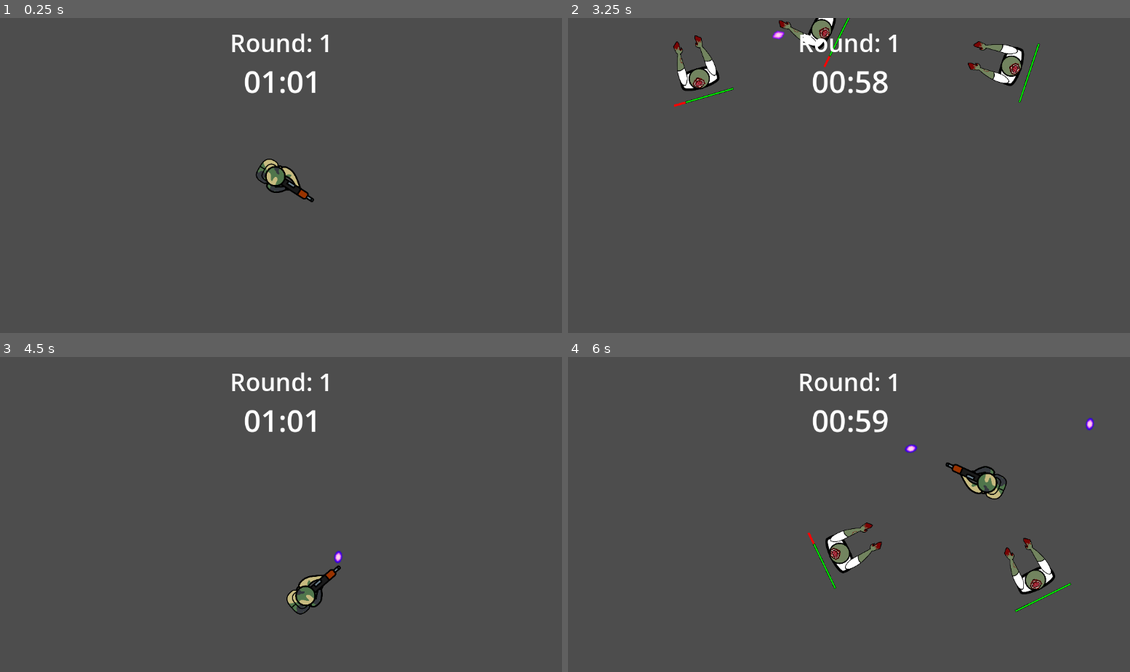
Above: before the commit, frames 1-4 (two rows, left to right).
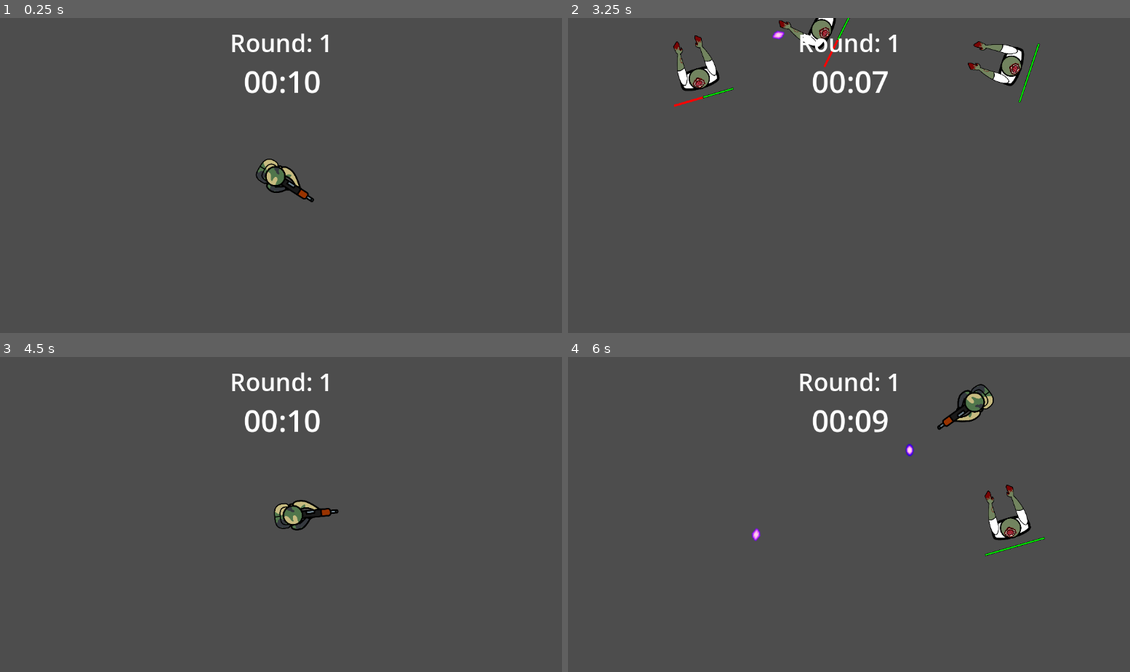
Above: after the commit, the same moments.

Repository: TarikPonciano/Top-Down-Shooter-GamesForged
Game: Godot game, scene res://Scenes/fase_1.tscn
Same seed, same stepped clock (60 frames per second), same inputs: the game is played once before the commit and once after it. Before the commit the project has no main scene; this scene is started directly in both runs.
Inputs (mouse positions are in pixels of both pictures, inside the frame that each line leads up to):
- Up to frame 1 (0.25 s): no input
- Up to frame 2 (3.25 s): tap Enter at 0.5 s; move the mouse to (820, 244) at 0.52 s; press the mouse at (820, 244) at 0.53 s; hold W (andar_cima) 0.53-2.03 s; move the mouse to (1023, 229) at 1.27 s; release the mouse at (1023, 229) at 1.28 s; click (1023, 229) at 1.35 s; move the mouse to (674, 131) at 2.02 s; press the mouse at (674, 131) at 2.03 s; hold A (andar_esquerda) from 2.03 s (still down); move the mouse to (877, 181) at 2.77 s; release the mouse at (877, 181) at 2.78 s; click (877, 181) at 2.85 s
- Up to frame 3 (4.5 s): move the mouse to (196, 438) at 3.52 s; release A (andar_esquerda) at 3.53 s; press the mouse at (196, 438) at 3.53 s; hold S (andar_baixo) 3.53-4.28 s; move the mouse to (410, 505) at 4.27 s; release the mouse at (410, 505) at 4.28 s; hold D (andar_direita) from 4.28 s (still down); click (410, 505) at 4.35 s
- Up to frame 4 (6 s): move the mouse to (736, 536) at 5.02 s; release D (andar_direita) at 5.03 s; press the mouse at (736, 536) at 5.03 s; hold W (andar_cima) 5.03-5.78 s; move the mouse to (910, 448) at 5.77 s; release the mouse at (910, 448) at 5.78 s; hold D (andar_direita) from 5.78 s (still down); click (910, 448) at 5.85 s

The runs differ from the first frame. In frame 1, 0.4% of the frame differs, in the area x 46-57%, y 16-24%; in frame 2, 0.2%; in frame 3, 1.6%; in frame 4, 3.6%, in the area x 32-94%, y 8-81%.

Commit message:
Global e Round

Diff:
--- a/Scenes/inimigo.tscn
+++ b/Scenes/inimigo.tscn
@@ -25,6 +25,7 @@
 [node name="Inimigo" type="CharacterBody2D" unique_id=1119716269 groups=["Inimigos"]]
 scale = Vector2(0.8, 0.8)
 script = ExtResource("1_8p8dk")
+vida = 10
 
 [node name="Sprite" type="Node2D" parent="." unique_id=1685742357]
 rotation = 1.5707964
--- /dev/null
+++ b/Scripts/Global.gd
@@ -0,0 +1,3 @@
+extends Node
+
+var round = 1
--- a/Scripts/hud_round.gd
+++ b/Scripts/hud_round.gd
@@ -1,11 +1,14 @@
 extends CanvasLayer
 
-var tempoMaximo = 61
+var tempoMaximo = 10
 var tempoPassado = 0
 @onready var tempo_round = $"Tempo do Round"
+@onready var round_atual = $"Round Atual"
+
 
 func _ready() -> void:
 	atualizar_relogio()
+	atualizar_round()
 
 func _on_cronometro_round_timeout() -> void:
 	tempoPassado += 1
@@ -28,3 +31,14 @@
 		tempo_segundos = str(tempo_segundos)
 
 	tempo_round.text = tempo_minutos+":"+tempo_segundos
+
+	if diferenca_tempo <= 0:
+		fim_do_round()
+
+func atualizar_round():
+	round_atual.text = "Round: "+str(Global.round)
+
+
+func fim_do_round():
+	Global.round += 1
+	get_tree().reload_current_scene()
--- a/project.godot
+++ b/project.godot
@@ -11,8 +11,13 @@
 [application]
 
 config/name="Top Down Shooter Games Forged"
+run/main_scene="uid://bvlhjpe3p717l"
 config/features=PackedStringArray("4.6", "Mobile")
 config/icon="res://Assets/icon.svg"
+
+[autoload]
+
+Global="*uid://yerj685e7ins"
 
 [global_group]
 
Not shown, added: Scripts/Global.gd.uid
